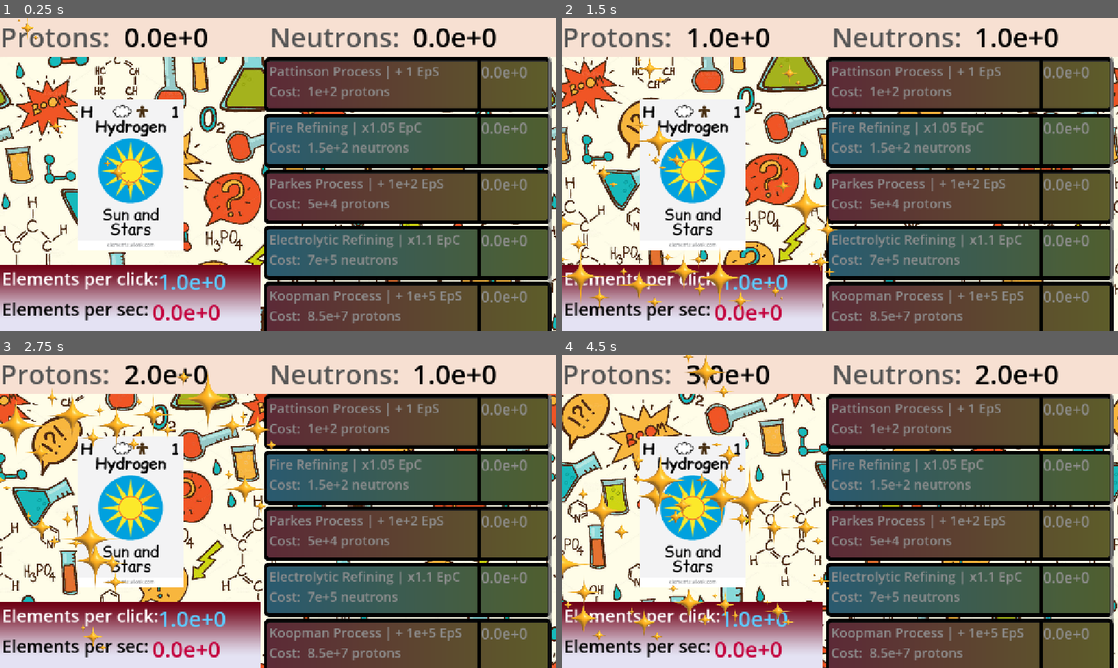
Above: before the commit, frames 1-4 (two rows, left to right).
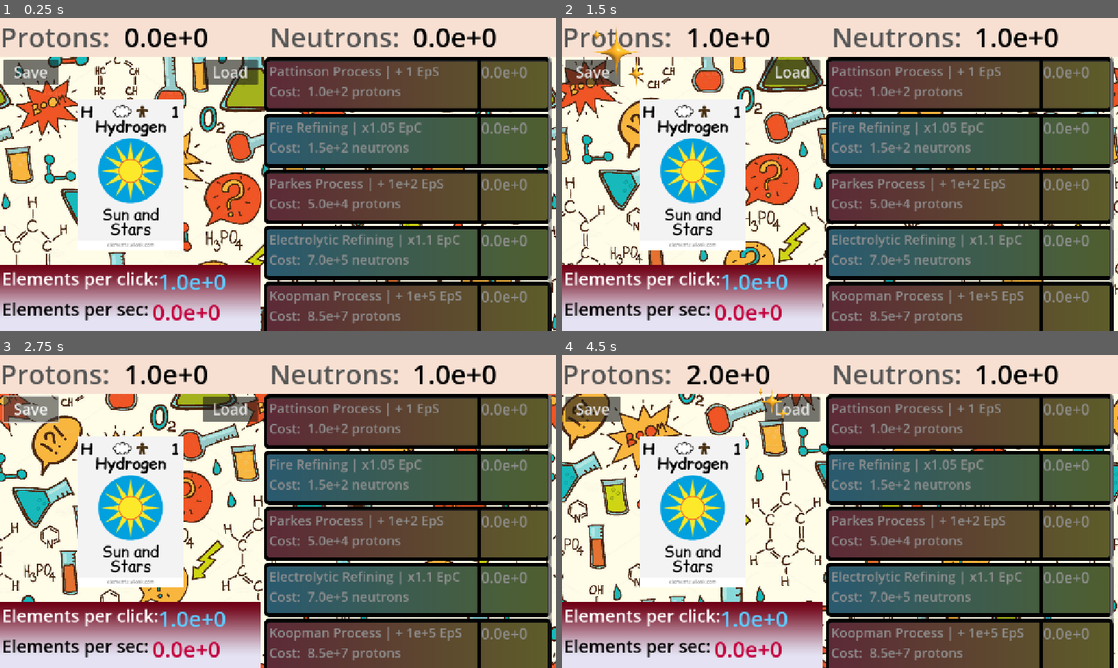
Above: after the commit, the same moments.

Repository: Boarff/ProgrammingGame2025
Game: Godot game, scene res://Scenes/Main.tscn
The game is run twice, just before and just after one commit, with the same random seed, the same clock (stepped at 60 frames per second) and the same inputs.
Inputs (mouse positions are in pixels of both pictures, inside the frame that each line leads up to; where the layout moved, square brackets give the same spot in the first picture):
- Up to frame 1 (0.25 s): no input
- Up to frame 2 (1.5 s): click (934, 83) at 0.5 s; click (689, 174) at 1.25 s
- Up to frame 3 (2.75 s): click (33, 408) [127, 511] at 2 s
- Up to frame 4 (4.5 s): click (789, 408) at 2.75 s, where only the run after the commit has a clickable "Load"; click (934, 420) at 3.5 s; click (689, 511) at 4.25 s

The runs differ from the first frame. In frame 1, 2.4% of the frame differs, in the area x 0-74%, y 0-79%; in frame 2, 4.3%; in frame 3, 4.6%; in frame 4, 5.1%, in the area x 0-77%, y 0-92%.

Commit message:
Finished, only bug fixing left

Diff:
--- a/chemistry-clicker/Scenes/Main.tscn
+++ b/chemistry-clicker/Scenes/Main.tscn
@@ -8,6 +8,8 @@
 [node name="Main" type="Node2D"]
 script = ExtResource("1_uu6xs")
 
+[node name="ParallaxBackground" parent="." instance=ExtResource("4_rgh2o")]
+
 [node name="Shops" parent="." instance=ExtResource("4_fos0i")]
 anchors_preset = 0
 anchor_right = 0.0
@@ -17,11 +19,61 @@
 grow_horizontal = 1
 grow_vertical = 1
 
+[node name="Save" type="Button" parent="."]
+offset_left = 7.0
+offset_top = 95.0
+offset_right = 134.0
+offset_bottom = 152.0
+theme_override_font_sizes/font_size = 35
+text = "Save"
+
+[node name="Load" type="Button" parent="."]
+offset_left = 466.0
+offset_top = 95.0
+offset_right = 593.0
+offset_bottom = 152.0
+theme_override_font_sizes/font_size = 35
+text = "Load"
+
 [node name="Clicker" parent="." instance=ExtResource("3_cm0pq")]
-
-[node name="ParallaxBackground" parent="." instance=ExtResource("4_rgh2o")]
 
 [node name="debugTimer" type="Timer" parent="."]
 autostart = true
 
+[node name="YouWin" type="Label" parent="."]
+visible = false
+offset_top = 131.0
+offset_right = 1241.0
+offset_bottom = 473.0
+theme_override_colors/font_color = Color(0, 0, 0, 1)
+theme_override_colors/font_shadow_color = Color(0, 0, 0, 1)
+theme_override_colors/font_outline_color = Color(1, 0.407843, 0, 1)
+theme_override_constants/shadow_offset_x = 25
+theme_override_constants/shadow_offset_y = 45
+theme_override_constants/outline_size = 12
+theme_override_constants/shadow_outline_size = 100
+theme_override_font_sizes/font_size = 250
+text = "YOU WIN!!"
+
+[node name="Attributions" type="Label" parent="YouWin"]
+layout_mode = 0
+offset_left = 13.0
+offset_top = 337.0
+offset_right = 1388.0
+offset_bottom = 582.0
+theme_override_colors/font_color = Color(0, 0, 0, 1)
+theme_override_colors/font_outline_color = Color(1, 1, 1, 1)
+theme_override_constants/outline_size = 5
+theme_override_font_sizes/font_size = 18
+text = "Element icons:
+https://elements.wlonk.com/ElementsTable.html
+
+Sparkle effect:
+https://www.vecteezy.com/png/15736810-3d-yellow-stars-sparkle-firework-decoration-twinkle-shiny-flash-glowing-light-effect-stars-and-bursts
+
+Background:
+https://wallpapers.com/wallpapers/doddle-chemistry-chemical-formulas-tuy5q0hvwki0yyli.html"
+
+[connection signal="button_down" from="Save" to="." method="_on_button_button_down"]
+[connection signal="button_down" from="Load" to="." method="_on_load_button_down"]
 [connection signal="timeout" from="debugTimer" to="." method="_on_debug_timer_timeout"]
--- a/chemistry-clicker/Scenes/clicker.gd
+++ b/chemistry-clicker/Scenes/clicker.gd
@@ -1,22 +1,37 @@
 extends Node2D
 
+## Access to nodes
+@onready var Scroll = $"../Shops/Scroll"
 @onready var Shops = $"../Shops"
-@onready var particles = $GPUParticles2D
 
-var theta = 0
-var radius = 0
+## Variables for spawning sparkles
+var particles = preload("res://Scenes/particles.tscn")
+var spawnParticles
 
+## on scene load
+func _ready() -> void:
+	Scroll.gameWon.connect(_on_game_won)
+
+## despawns the scene
+func _on_game_won():
+	queue_free()
+
+##  Activates handling of number changes
+##  Spawns particles
 func _on_button_button_down() -> void:
-	Shops._on_clicker_click()
 
-func _animation_frame(frame):
-	if frame >= 70:
+	# number change
+	Shops.on_clicker_click()
+
+	# spawns particles
+	spawnParticles = particles.instantiate()
+	add_child(spawnParticles)
+
+## Changes the frame of animation for the clicker sprite
+func animation_frame(frame):
+
+	# stops from exceeding 69
+	if frame > 69:
 		pass
 	else:
 		$Clicker.frame = frame
-
-func _process(delta):
-	theta += 100*delta
-	radius = 100 * (3*pow(sin(theta/13),2) + 2*pow(sin(theta),2))
-
-	particles.position = radius * Vector2.from_angle(theta) + Vector2(300,360)
--- a/chemistry-clicker/Scenes/clicker.tscn
+++ b/chemistry-clicker/Scenes/clicker.tscn
@@ -99,7 +99,6 @@
 [ext_resource type="Texture2D" uid="uid://choeltmo0rh7p" path="res://Images/Elements/e096.png" id="96_yw3op"]
 [ext_resource type="Texture2D" uid="uid://cnktxx61to4yo" path="res://Images/Elements/e097.png" id="97_cvbqo"]
 [ext_resource type="Texture2D" uid="uid://dyqwnpx1p6kmp" path="res://Images/Elements/e098.png" id="98_fyr3a"]
-[ext_resource type="Texture2D" uid="uid://cdgaf0b5bxxx5" path="res://Images/sparkleEffect.webp" id="100_0xvvn"]
 
 [sub_resource type="SpriteFrames" id="SpriteFrames_ib6r5"]
 animations = [{
@@ -402,12 +401,6 @@
 "name": &"Elements",
 "speed": 5.0
 }]
-
-[sub_resource type="ParticleProcessMaterial" id="ParticleProcessMaterial_aw8kd"]
-particle_flag_disable_z = true
-gravity = Vector3(0, 98, 0)
-scale_min = 0.1
-scale_max = 0.5
 
 [node name="Clicker" type="Node2D"]
 script = ExtResource("1_cwxkx")
@@ -430,12 +423,4 @@
 grow_horizontal = 2
 grow_vertical = 2
 
-[node name="GPUParticles2D" type="GPUParticles2D" parent="."]
-position = Vector2(300, 360)
-scale = Vector2(2.6, 2.6)
-amount = 15
-texture = ExtResource("100_0xvvn")
-trail_lifetime = 3.7
-process_material = SubResource("ParticleProcessMaterial_aw8kd")
-
 [connection signal="button_down" from="Clicker/Button" to="." method="_on_button_button_down"]
--- a/chemistry-clicker/Scenes/main.gd
+++ b/chemistry-clicker/Scenes/main.gd
@@ -1,58 +1,139 @@
 extends Node2D
-var clickerScene = preload("res://Scenes/clicker.tscn")
-var shopsScene = preload("res://Scenes/shops.tscn")
-
-#var protonTotal = 1000000000000
-#var neutronTotal = 1000000000000
-
+
+## for debug timer
 var time = 0
 
+## Access to nodes
+@onready var Scroll = $Shops/Scroll
+@onready var Clicker = $Clicker
+
+## Paths for file storage
+var elementProgressPath = "user://elementProgress.save"
+var elemPerSecPath = "user://elemPerSec.save"
+var elemPerClickPath = "user://elemPerClick.save"
+var protonDecimalPath = "user://protonDecimal.save"
+var neutronDecimalPath = "user://neutronDecimal.save"
+var protonMagnitudePath = "user://protonMagnitude.save"
+var neutronMagnitudePath = "user://neutronMagnitude.save"
+var upgradesPath = "user://upgrades.save"
+var upgradePricesPath = "user://upgradePrices.save"
+var upgradesTotalPath = "user://upgradesTotal.save"
+
+
+## Active variables
 var elementProgress = 1
-
 var elemPerSec = 0
 var elemPerClick = 1
-
-var upgrades = [0, 0, 0, 0, 0, 0]
-var upgradePrices = [100, 150, 50000, 700000, 85000000, 50000000000]
-var upgradesTotal = 0
-
-
 var protonDecimal = 0
 var neutronDecimal = 0
 var protonMagnitude = 0
 var neutronMagnitude = 0
-
-# function for handling everything to do with the stored proton and neutron amounts
-func _numbers(switch, regularNumber = null, decimal = null, magnitude = null):
-	#_debug()
-	var negativeness = 1
+var upgrades = [0, 0, 0, 0, 0, 0]
+var upgradePrices = [100, 150, 50000, 700000, 85000000, 50000000000]
+var upgradesTotal = 0
+
+## on scene ready
+func _ready() -> void:
+	$Save.visible = true
+	$Load.visible = true
+	$YouWin.visible = false
+	Scroll.gameWon.connect(_on_game_won)
+
+## hides save and load, and shows win message
+func _on_game_won():
+	$Save.visible = false
+	$Load.visible = false
+	$YouWin.visible = true
+
+## Loads saved game
+func _on_load_button_down() -> void:
+	elementProgress = load_file(elementProgressPath, 1)
+	elemPerSec = load_file(elemPerSecPath, 0)
+	elemPerClick = load_file(elemPerClickPath, 1)
+	protonDecimal = load_file(protonDecimalPath, 0)
+	neutronDecimal = load_file(neutronDecimalPath, 0)
+	protonMagnitude = load_file(protonMagnitudePath, 0)
+	neutronMagnitude = load_file(neutronMagnitudePath, 0)
+	upgrades = load_file(upgradesPath, [0, 0, 0, 0, 0, 0])
+	upgradePrices = load_file(upgradePricesPath, [100, 150, 50000, 700000, 85000000, 50000000000])
+	upgradesTotal = load_file(upgradesTotalPath, 0)
+
+	Scroll.update_display()
+	elementProgress = floor(upgradesTotal/10) + 1
+	Clicker.animation_frame(elementProgress - 1)
+
+
+## Returns given file as variable
+func load_file(filePath, defaultValue):
+	if FileAccess.file_exists(filePath):
+		var file = FileAccess.open(filePath, FileAccess.READ)
+		var fileValue = file.get_var()
+		if fileValue != null:
+			return fileValue
+		else:
+			print("empty file: " + str(filePath))
+			return defaultValue
+	else:
+		print("no such file: " + str(filePath))
+		return defaultValue
+
+## Saves the game
+func _on_button_button_down() -> void:
+	save_file(elementProgressPath, elementProgress)
+	save_file(elemPerSecPath, elemPerSec)
+	save_file(elemPerClickPath, elemPerClick)
+	save_file(protonDecimalPath, protonDecimal)
+	save_file(neutronDecimalPath, neutronDecimal)
+	save_file(protonMagnitudePath, protonMagnitude)
+	save_file(neutronMagnitudePath, neutronMagnitude)
+	save_file(upgradesPath, upgrades)
+	save_file(upgradePricesPath, upgradePrices)
+	save_file(upgradesTotalPath, upgradesTotal)
+
+## Saves given file with given input
+func save_file(filePath, input):
+	var file = FileAccess.open(filePath, FileAccess.WRITE)
+	file.store_var(input)
+
+
+
+## Handles all the interactions with proton and neutron numbers
+## switch = choose what the function should do
+## options include: set; get; get_text; add_to; smaller_than; bigger_than
+## ... _proton or _neutron
+##
+## regularNumber = what is sounds like, input a normal number
+##
+## decimal, magnitude = scientific notation, input a converted number
+## ( less taxing )
+func numbers(switch, regularNumber = null, decimal = null, magnitude = null):
+
+
 	# if a normal number is inputted, converts it to scientific notation
 	if regularNumber != null:
+
 		# the script cant handle zero, so this handles that
 		if regularNumber == 0:
 			magnitude = 0
 			decimal = 0
 		else:
+
 			# the conversion script can't deal with negative numbers, so this handles that
-			negativeness = regularNumber / abs(regularNumber)
+			var negativeness = regularNumber / abs(regularNumber)
 			regularNumber *= negativeness
-			# log in godot is ln
-			# ln(x) / ln(10) = log10(x)
-			# finds magnitude of number
+
+			#  log in godot is ln
+			#  ln(x) / ln(10) is the same as log10(x)
+			#  finds magnitude of number usin log10
 			magnitude = int( floor( log(regularNumber) / log(10) ) )
+
 			# turns number into decimal
 			decimal = regularNumber/pow(10,magnitude)
+
 			# if number was negative, makes this happen
 			decimal *= negativeness
 
-		# debugging to make sure the script works
-		#print("")
-		#print("regularNumber conversion")
-		#print(regularNumber)
-		#print(magnitude)
-		#print(decimal)
-
-	# handles the different uses of the function
+	# Massive switch statement for different uses of the function
 	match switch:
 		# sets the number to the input number
 		"set_proton":
@@ -128,11 +209,12 @@
 			else:
 				return magnitude > neutronMagnitude
 
-
+## Automatic debugging if needed
 func _on_debug_timer_timeout() -> void:
 	time += 1
 	#_debug()
 
+## Prints variables for debugging
 func _debug():
 	print("")
 	print(time)
--- a/chemistry-clicker/Scenes/parallax_background.gd
+++ b/chemistry-clicker/Scenes/parallax_background.gd
@@ -1,9 +1,7 @@
 extends ParallaxBackground
-#var timeElapsed = 0
 
-
+# every frame
 func _process(delta):
-
-	#timeElapsed += delta
+	# moves the background according to a combination of sin and cos
 	scroll_offset.x -= 45*delta
 	scroll_offset.y = 1000*sin(scroll_offset.x/1250)*cos(scroll_offset.x/900)
--- /dev/null
+++ b/chemistry-clicker/Scenes/particles.gd
@@ -0,0 +1,41 @@
+extends Node2D
+
+# setting random position for particles
+var theta = randf() * 12 * PI
+var radius = 100 * (3*pow(sin(theta/13),2) + 2*pow(sin(theta),2))
+
+# providing access to particle spawner and main node
+@onready var particles = $GPUParticles2D
+@onready var Main = $"/root/Main"
+
+## on startup, sets amount to progress and starts emitting
+func _ready() -> void:
+	particles.amount = Main.elementProgress
+	$GPUParticles2D.emitting = true
+
+
+## every frame, changes the position of the spawner
+func _process(delta):
+	# creates the movement
+	theta += 100*delta
+	radius = 100 * (3*pow(sin(theta/13),2) + 2*pow(sin(theta),2))
+
+	# applies the movement
+	particles.position = radius * Vector2.from_angle(theta) + Vector2(300,360)
+
+	# stops particles from spawning offscreen
+	if particles.position.x < 0:
+		particles.position.x = 0
+
+	if particles.position.x > 600:
+		particles.position.x = 600
+
+	if particles.position.y < 0:
+		particles.position.y = 0
+
+	if particles.position.y > 700:
+		particles.position.y = 700
+
+## when emission stops, despawns the scene
+func _on_gpu_particles_2d_finished() -> void:
+	queue_free()
--- /dev/null
+++ b/chemistry-clicker/Scenes/particles.tscn
@@ -0,0 +1,25 @@
+[gd_scene load_steps=4 format=3 uid="uid://bcn7fowrb47bk"]
+
+[ext_resource type="Script" uid="uid://btj646sjc3orc" path="res://Scenes/particles.gd" id="1_7pyg6"]
+[ext_resource type="Texture2D" uid="uid://cdgaf0b5bxxx5" path="res://Images/sparkleEffect.webp" id="1_xnif8"]
+
+[sub_resource type="ParticleProcessMaterial" id="ParticleProcessMaterial_1nvrg"]
+particle_flag_disable_z = true
+gravity = Vector3(0, 98, 0)
+scale_min = 0.2
+scale_max = 0.5
+
+[node name="particles" type="Node2D"]
+script = ExtResource("1_7pyg6")
+
+[node name="GPUParticles2D" type="GPUParticles2D" parent="."]
+position = Vector2(300, 360)
+scale = Vector2(2.6, 2.6)
+emitting = false
+amount = 1
+texture = ExtResource("1_xnif8")
+one_shot = true
+fixed_fps = 60
+process_material = SubResource("ParticleProcessMaterial_1nvrg")
+
+[connection signal="finished" from="GPUParticles2D" to="." method="_on_gpu_particles_2d_finished"]
--- a/chemistry-clicker/Scenes/scroll.gd
+++ b/chemistry-clicker/Scenes/scroll.gd
@@ -1,16 +1,38 @@
 extends Control
 
-# provides access to main and shops for changing variables
+## Signal for end of game
+signal gameWon
+
+## Provides access to nodes
 @onready var Main = $"/root/Main"
 @onready var Shops = $"/root/Main/Shops"
 @onready var Clicker = $"/root/Main/Clicker"
 
-# constants for easy changing of price increase or effects
+## Constants
 const costIncrease = 1.1
 const upgradeEffects = [1, 1.05, 100, 1.1, 100000, 2]
 
-# Function for changing the displayed costs.
+func _ready() -> void:
+	Clicker.animation_frame(Main.elementProgress - 1)
+
+## Updates the displayed costs and totals for upgrades
+func update_display():
+	var text
+	var switch = 1
+
+	for index in 6:
+		if switch > 0:
+			text = " protons"
+		else:
+			text = " neutrons"
+		switch *= -1
+		_tinnitus_text_change(index, Shops.as_scientific_string(Main.upgradePrices[index]) + text)
+		_stomach_text_change(index, Shops.as_scientific_string(Main.upgrades[index]))
+
+## Input the index and a string to display on that button's cost
+## index starts at 0
 func _tinnitus_text_change(index, text):
+
 	match index:
 		0:
 			$ScrollContainer/VBoxContainer/Bones1/Ear_drums/Tinnitus.text = text
@@ -25,8 +47,10 @@
 		5:
 			$ScrollContainer/VBoxContainer/Bones6/Ear_drums/Tinnitus.text = text
 
-# Function for changing the displayed total upgrades bought
+## Input the index and a string to display on that button's upgrades bought
+## index starts at 0
 func _stomach_text_change(index, text):
+
 	match index:
 		0:
 			$ScrollContainer/VBoxContainer/Bones1/Stomach.text = text
@@ -41,113 +65,117 @@
 		5:
 			$ScrollContainer/VBoxContainer/Bones6/Stomach.text = text
 
-# checking if player has enough for upgrades for greying out
+## Greys out any buttons for upgrades the player can't afford
 func _process(delta: float) -> void:
 	# if upgrade price is smaller than number of protons, ungrey the box
-	if Main._numbers("smaller_than_proton", Main.upgradePrices[0]):
+	if Main.numbers("smaller_than_proton", Main.upgradePrices[0]):
 		$ScrollContainer/VBoxContainer/Bones1/Hair.visible = false
 	else:
 		$ScrollContainer/VBoxContainer/Bones1/Hair.visible = true
 
 	# if upgrade price is smaller than number of neutrons, ungrey the box
-	if Main._numbers("smaller_than_neutron", Main.upgradePrices[1]):
+	if Main.numbers("smaller_than_neutron", Main.upgradePrices[1]):
 		$ScrollContainer/VBoxContainer/Bones2/Hair.visible = false
 	else:
 		$ScrollContainer/VBoxContainer/Bones2/Hair.visible = true
 
 	# if upgrade price is smaller than number of protons, ungrey the box
-	if Main._numbers("smaller_than_proton", Main.upgradePrices[2]):
+	if Main.numbers("smaller_than_proton", Main.upgradePrices[2]):
 		$ScrollContainer/VBoxContainer/Bones3/Hair.visible = false
 	else:
 		$ScrollContainer/VBoxContainer/Bones3/Hair.visible = true
 
 	# if upgrade price is smaller than number of neutrons, ungrey the box
-	if Main._numbers("smaller_than_neutron", Main.upgradePrices[3]):
+	if Main.numbers("smaller_than_neutron", Main.upgradePrices[3]):
 		$ScrollContainer/VBoxContainer/Bones4/Hair.visible = false
 	else:
 		$ScrollContainer/VBoxContainer/Bones4/Hair.visible = true
 
 	# if upgrade price is smaller than number of protons, ungrey the box
-	if Main._numbers("smaller_than_proton", Main.upgradePrices[4]):
+	if Main.numbers("smaller_than_proton", Main.upgradePrices[4]):
 		$ScrollContainer/VBoxContainer/Bones5/Hair.visible = false
 	else:
 		$ScrollContainer/VBoxContainer/Bones5/Hair.visible = true
 
 	# if upgrade price is smaller than number of neutrons, ungrey the box
-	if Main._numbers("smaller_than_neutron", Main.upgradePrices[5]):
+	if Main.numbers("smaller_than_neutron", Main.upgradePrices[5]):
 		$ScrollContainer/VBoxContainer/Bones6/Hair.visible = false
 	else:
 		$ScrollContainer/VBoxContainer/Bones6/Hair.visible = true
 
-# Function to handle purchases of upgrades
-func _upgrade(index):
+## Input a button index for which an upgrade should be bought.
+## Index starts at 0.
+func upgrade(index):
+
 	match index:
 
 		# Upgrades using protons for elements per second
 		0,2,4:
 			# check balance and remove used protons
-			if !Main._numbers("bigger_than_proton",Main.upgradePrices[index]):
+			if !Main.numbers("bigger_than_proton",Main.upgradePrices[index]):
 			#if Main.protonTotal >= Main.upgradePrices[index]:
-				Main._numbers("add_to_proton", 0-Main.upgradePrices[index])
+				Main.numbers("add_to_proton", 0-Main.upgradePrices[index])
 				#Main.protonTotal -= Main.upgradePrices[index]
 
 				# applies the effect of the upgrade
 				Main.elemPerSec += upgradeEffects[index]
 
-				upgradeManagement(index, " protons")
+				upgrade_management(index, " protons")
 
 		# Upgrades using neutrons for elements per click
 		1,3,5:
 
 			# check balance and remove used neutrons
 			#if Main.neutronTotal >= Main.upgradePrices[index]:
-			if !Main._numbers("bigger_than_neutron",Main.upgradePrices[index]):
+			if !Main.numbers("bigger_than_neutron",Main.upgradePrices[index]):
 				#Main.neutronTotal -= Main.upgradePrices[index]
-				Main._numbers("add_to_neutron", 0-Main.upgradePrices[index])
+				Main.numbers("add_to_neutron", 0-Main.upgradePrices[index])
 
 				# applies the effect of the upgrade
 				Main.elemPerClick *= upgradeEffects[index]
-				upgradeManagement(index, " neutrons")
+				upgrade_management(index, " neutrons")
 
-
-func upgradeManagement(index, text):
+## Input the index and " protons" or " neutrons".
+## Handles upgrade totals, text changes, cost increses, and elementProgress.
+func upgrade_management(index, text):
 
 	# increases the price
 	Main.upgrades[index] += 1
 	Main.upgradePrices[index] *= costIncrease
 
 	# handles displayed price numbers
-	_tinnitus_text_change(index, Shops._as_scientific_string(Main.upgradePrices[index]) + text)
-	_stomach_text_change(index, Shops._as_scientific_string(Main.upgrades[index]))
+	_tinnitus_text_change(index, Shops.as_scientific_string(Main.upgradePrices[index]) + text)
+	_stomach_text_change(index, Shops.as_scientific_string(Main.upgrades[index]))
 
 	# adds to total upgrades
 	Main.upgradesTotal += 1
 	Main.elementProgress = floor(Main.upgradesTotal/10) + 1
-	Clicker._animation_frame(Main.elementProgress - 1)
+	if Main.elementProgress >= 70:
+		gameWon.emit()
+		Main.elementProgress = 69
+	Clicker.animation_frame(Main.elementProgress - 1)
 
 
-###
-###   Handles button signals and activates function
-###
+#   Handles button signals and activates function
+#
 
 func _on_bones_button_down_1() -> void:
-	_upgrade(0)
-
+	upgrade(0)
 
 func _on_bones_button_down_2() -> void:
-	_upgrade(1)
+	upgrade(1)
 
 func _on_bones_button_down_3() -> void:
-	_upgrade(2)
+	upgrade(2)
 
 
 func _on_bones_button_down_4() -> void:
-	_upgrade(3)
+	upgrade(3)
 
 
 func _on_bones_button_down_5() -> void:
-	_upgrade(4)
+	upgrade(4)
 
 
 func _on_bones_button_down_6() -> void:
-	_upgrade(5)
+	upgrade(5)
--- a/chemistry-clicker/Scenes/scroll.tscn
+++ b/chemistry-clicker/Scenes/scroll.tscn
@@ -21,6 +21,7 @@
 grow_horizontal = 2
 grow_vertical = 2
 script = ExtResource("1_xyluh")
+metadata/_edit_horizontal_guides_ = [-34.0]
 
 [node name="ScrollContainer" type="ScrollContainer" parent="."]
 layout_mode = 1
@@ -88,7 +89,7 @@
 offset_top = 2.023
 offset_right = -0.196045
 offset_bottom = 1.98399
-text = "1e+2 protons"
+text = "1.0e+2 protons"
 label_settings = ExtResource("4_jx8js")
 
 [node name="Hair" type="ColorRect" parent="ScrollContainer/VBoxContainer/Bones1"]
@@ -242,7 +243,7 @@
 offset_top = 2.023
 offset_right = -0.196045
 offset_bottom = 1.98399
-text = "5e+4 protons"
+text = "5.0e+4 protons"
 label_settings = ExtResource("4_jx8js")
 
 [node name="Hair" type="ColorRect" parent="ScrollContainer/VBoxContainer/Bones3"]
@@ -318,7 +319,7 @@
 offset_top = 2.023
 offset_right = -0.196045
 offset_bottom = 1.98399
-text = "7e+5 neutrons"
+text = "7.0e+5 neutrons"
 label_settings = ExtResource("4_jx8js")
 
 [node name="Hair" type="ColorRect" parent="ScrollContainer/VBoxContainer/Bones4"]
@@ -471,7 +472,7 @@
 offset_top = 2.023
 offset_right = -0.196045
 offset_bottom = 1.98399
-text = "5e+10 neutrons"
+text = "5.0e+10 neutrons"
 label_settings = ExtResource("4_jx8js")
 
 [node name="Hair" type="ColorRect" parent="ScrollContainer/VBoxContainer/Bones6"]
--- a/chemistry-clicker/Scenes/shops.gd
+++ b/chemistry-clicker/Scenes/shops.gd
@@ -1,6 +1,10 @@
 extends Control
 
-# list of possible amount of neutrons each element can give
+## List of possible amount of neutrons each element can give.
+##
+## Index is number of neutrons in the atom;
+## returns array of possible neutrons;
+## not completely accurate to real life.
 var nuclidesDict = {
 	1: [0,1],
 	2: [1,2],
@@ -73,50 +77,67 @@
 	69: [100,101],
 }
 
-# provides access to main node and text nodes
+## Provides access to nodes.
 @onready var Main = $".."
+@onready var clicker = $"../Clicker"
+@onready var Scroll = $Scroll
 @onready var protDisplay = $Protons/ProtNum
 @onready var neutDisplay = $Neutrons/NeutNum
 @onready var EpClick = $EpClick/EpCNum
 @onready var EpSecond = $EpSecond/EpSNum
-@onready var clicker = $"../Clicker"
 
+## on scene load
+func _ready() -> void:
+	Scroll.gameWon.connect(_on_game_won)
 
+## despawns the scene
+func _on_game_won():
+	queue_free()
+
+## Every frame, adjusts the displayed numbers.
 func _process(delta: float) -> void:
+	protDisplay.text = Main.numbers("get_proton_text")
+	neutDisplay.text = Main.numbers("get_neutron_text")
+	EpClick.text = as_scientific_string(Main.elemPerClick)
+	EpSecond.text = as_scientific_string(Main.elemPerSec)
 
-	protDisplay.text = Main._numbers("get_proton_text")
-	neutDisplay.text = Main._numbers("get_neutron_text")
-	EpClick.text = _as_scientific_string(Main.elemPerClick)
-	EpSecond.text = _as_scientific_string(Main.elemPerSec)
+## Adds to proton and neutron the amount a click should.
+func on_clicker_click():
 
-func _on_clicker_click():
 	#setting a variable to the amount ot add, so debugging is easy if needed
 	var addtoproton = Main.elementProgress * Main.elemPerClick
 	var addtoneutron = nuclidesDict[int(Main.elementProgress)].pick_random() * Main.elemPerClick
 	# calling the function from the main script to change the numbers
-	Main._numbers("add_to_proton", addtoproton )
-	Main._numbers("add_to_neutron", addtoneutron )
+	Main.numbers("add_to_proton", addtoproton )
+	Main.numbers("add_to_neutron", addtoneutron )
 
-# function for converting regular numbers to strings in scientific form
-func _as_scientific_string(number):
+## Input a normal number, get back a string in form:
+## 1.234e+5
+## 3 significant figures.
+func as_scientific_string(number):
+
+	# can't handle zero
 	if number == 0:
 		return "0.0e+0"
 	else:
+		# can't handle negative numbers
 		var negativeness = 1
 		if number < 0:
 			negativeness = -1
 			number = number * -1
+		# rounds to x significant figures
 		var sigFig = 3
 		var length = int(floor( log(number) / log(10) ))
 		var decimal = round( number / (pow(10,length - sigFig)) ) / pow(10,sigFig)
 
+		# returns the overall string
 		return (str(decimal*negativeness) + "e+" + str(length))
 
-
+## Every second, adds EpS * elementProgress to totals
 func _on_per_second_timeout() -> void:
 	#setting a variable to the amount to add, so debugging is easy if needed
 	var addtoproton = Main.elementProgress * Main.elemPerSec
 	var addtoneutron = nuclidesDict[int(Main.elementProgress)].pick_random() * Main.elemPerSec
 	# calling the function from the main script to change the numbers
-	Main._numbers("add_to_proton", addtoproton )
-	Main._numbers("add_to_neutron", addtoneutron )
+	Main.numbers("add_to_proton", addtoproton )
+	Main.numbers("add_to_neutron", addtoneutron )
Not shown, removed: chemistry-clicker/Save/NeutNum.txt
Not shown, removed: chemistry-clicker/Save/ProtNum.txt
Not shown: 1 places in chemistry-clicker/Scenes/clicker.tscn that only renumber resources
Not shown, added: chemistry-clicker/Scenes/particles.gd.uid
Not shown, added: chemistry-clicker/Images/Elements/Thumbs.db
Not shown, added: chemistry-clicker/Images/Thumbs.db
